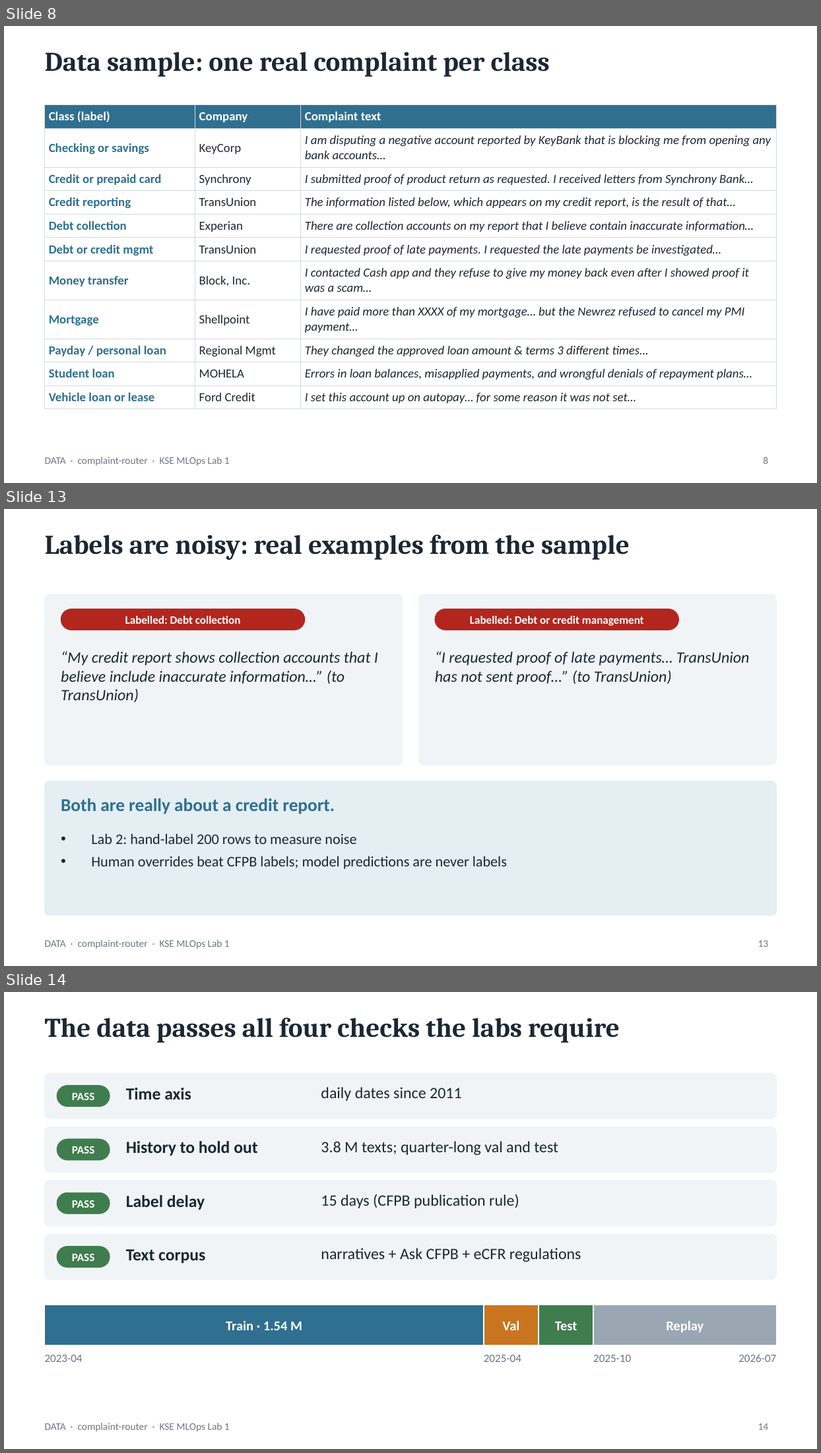
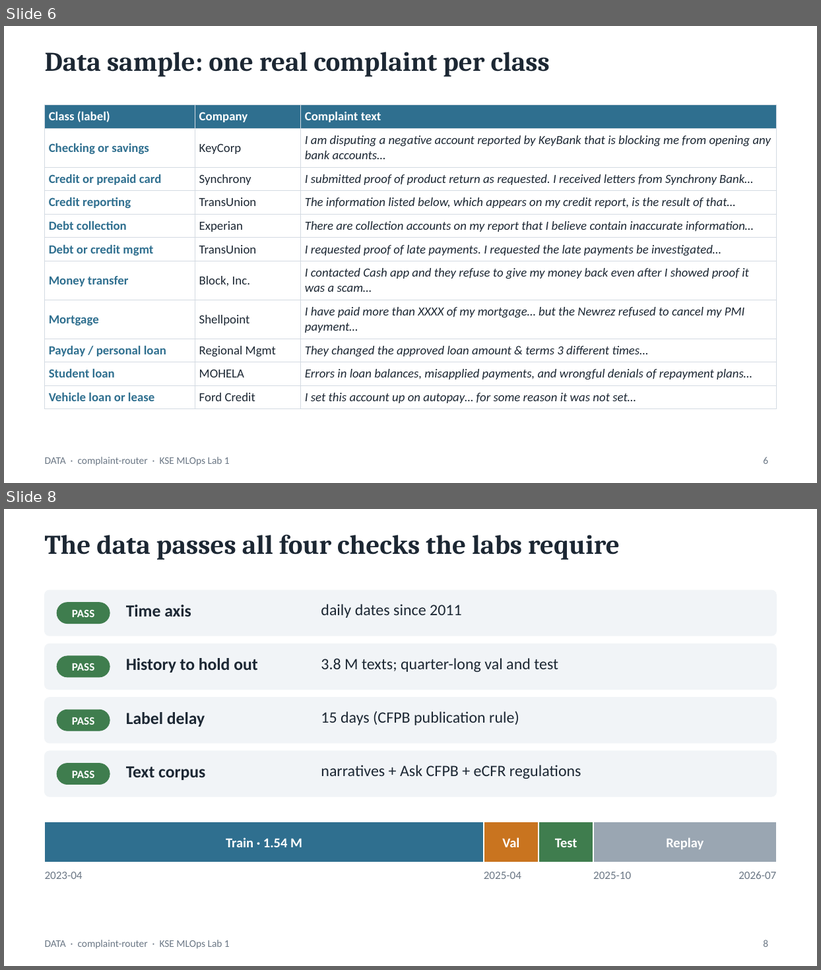
Before and after one commit to goodfrog33/kse-mlops-complaint-router, a slide deck: docs/presentation/complaint-router-lab1.pptx. Shown one above the other, each under a label of ours: slides 8, 13 and 14 before the commit, slides 6 and 8 after it; the slides between them are not shown. The pictures are 821x1453 and 821x970 pixels, drawn with LibreOffice and Linux fonts; fonts in the diff are those of the drawing. Boxes give left, top, right and bottom in pixels: in the first picture for what was removed or moved away, otherwise in the second. Text is boxed around its words. In the diff, an @@ line names an element or a change of style, - is before the commit and + after.

```diff
--- a/docs/presentation/complaint-router-lab1.pptx
+++ b/docs/presentation/complaint-router-lab1.pptx
@@ slide 13 removed at box(4, 509, 817, 966), background #FFFFFF; not listed: 1 template element that a slide beside it also shows @@
@@ title removed at box(45, 535, 630, 560) @@
-Labels are noisy: real examples from the sample
@@ rounded rectangle removed at box(45, 594, 403, 765) @@
@@ rounded rectangle removed at box(418, 594, 776, 765) @@
@@ rounded rectangle removed at box(61, 609, 305, 630) @@
@@ text removed at box(125, 616, 241, 624) @@
-Labelled: Debt collection
@@ rounded rectangle removed at box(435, 609, 679, 630) @@
@@ text removed at box(470, 616, 644, 626) @@
-Labelled: Debt or credit management
@@ text removed at box(61, 652, 378, 702) @@
-“My credit report shows collection accounts that I believe include inaccurate information…” (to TransUnion)
@@ text removed at box(435, 652, 750, 685) @@
-“I requested proof of late payments… TransUnion has not sent proof…” (to TransUnion)
@@ rounded rectangle removed at box(45, 782, 776, 916) @@
@@ text removed at box(61, 799, 335, 815) @@
-Both are really about a credit report.
@@ text removed at box(91, 834, 507, 869) @@
-• Lab 2: hand-label 200 rows to measure noise
-• Human overrides beat CFPB labels; model predictions are never labels
@@ page number removed at box(758, 941, 769, 947) @@
-13
@@ what was slide 8 is now slide 6 @@
@@ page number at box(763, 457, 768, 464): text changed @@
-8
+6
@@ what was slide 14 is now slide 8 @@
@@ page number at box(763, 940, 768, 947): text changed @@
-14
+8
```
Also in this commit, not shown: 1 slide changed, 12 other slides removed, 1 other file.
